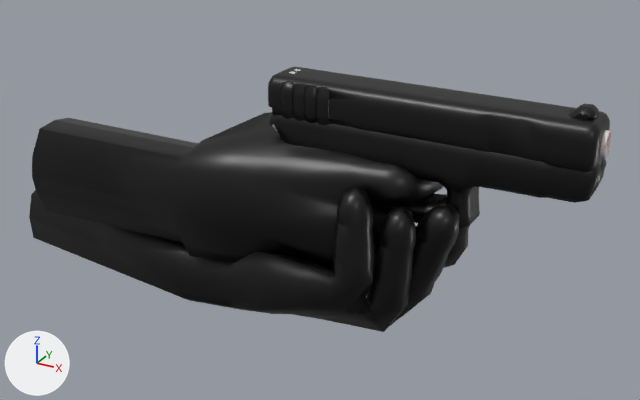
Two versions of the glTF model Examples/3D/game_assets/fp_hands.glb, one commit apart.
One viewpoint serves both versions: a 50 mm lens placed at (5.9, -8.26, 4.78), pointed at (1.06, 0.55, 0.38). Arrows for +X, +Y and +Z are at lower left; the lights stay in place. Vertices at the same position are counted once.

The first picture shows 'Ready_for_Scale.001'.
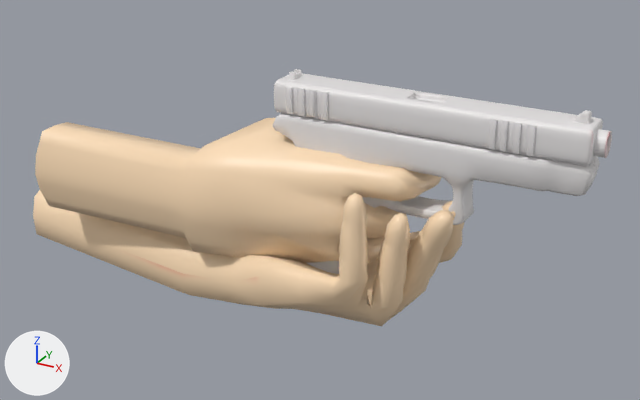
Pixel boxes [x1, y1, x2, y2] of what changed, in the pictures (640 x 400 px):
'Ready_for_Scale.001', reshaped: before [29, 67, 612, 332]; after [33, 69, 612, 326]
part 1 of me_cube_004, deleted (black): before [32, 112, 443, 266]
part 2 of me_cube_004, deleted (black): before [29, 187, 470, 332]
part 3 of me_cube_004, cut back (black): before [268, 67, 610, 270]

What changed in the scene script:
```text
Change me_cube_004:
    used by ob_ready_for_scale_001; location = (0.0, 0.0, 0.0)
    remove me_cube_004.from_pydata(...)  # 15350 vertices, 30444 faces; spans x -3.31..4.4, y -0.72..1.3, z -1.22..2.09
    add me_cube_004.from_pydata(...)  # 8599 vertices, 17146 faces; spans x -3.31..4.4, y -0.65..1.23, z -1.15..2.02
    me_cube_004 part 1: the loose piece of 571 vertices spanning x -2.59..2.58, y -0.72..1.24, z -0.57..1.42 is deleted
    me_cube_004 part 2: the loose piece of 571 vertices spanning x -3.31..3.02, y -0.54..1.3, z -1.22..1.04 is deleted
    me_cube_004 part 3: 11 vertices moved within x 0.87..2.23, y 0.21..0.72, z 1.46..1.85; 5609 vertices removed from x 0.23..4.38, y 0.12..0.82, z -0.71..2.09
```
